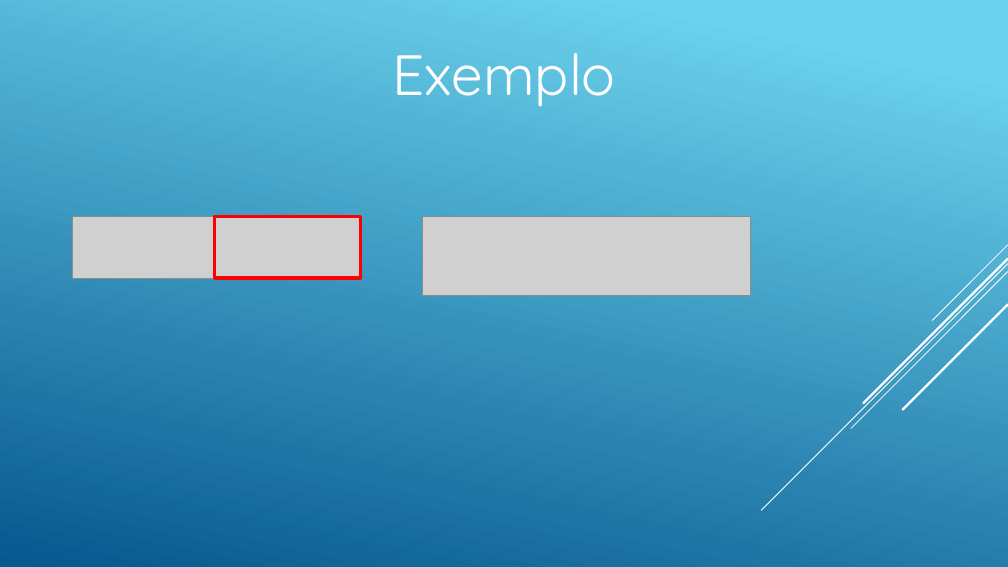
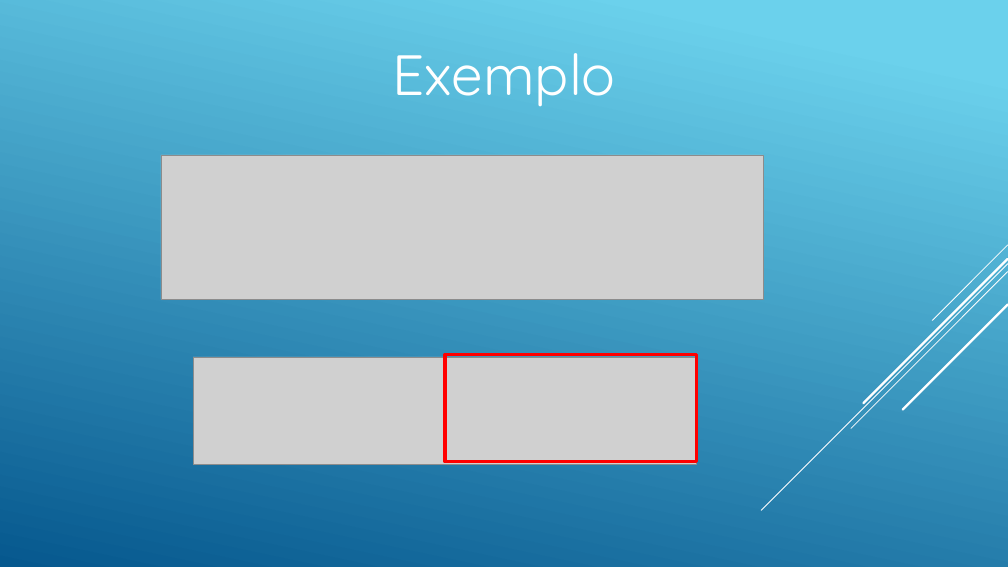
Before and after one commit to andreneves/BDIII, a slide deck: slide 16 of BDIIIA10.pptx. Drawn at 1008x567 pixels with LibreOffice and Linux fonts; fonts in the diff are those of the drawing; grey boxes stand for pictures. Boxes give left, top, right and bottom in pixels: in the first picture for what was removed or moved away, otherwise in the second. Text is boxed around its words. In the diff, an @@ line names an element or a change of style, - is before the commit and + after.

```diff
--- a/BDIIIA10.pptx
+++ b/BDIIIA10.pptx
@@ picture: place and size @@
-picture at <box>422,217,750,296</box>
+picture at <box>161,155,764,299</box>
@@ picture: place and size @@
-picture at <box>73,217,360,278</box>
+picture at <box>194,357,697,464</box>
@@ rectangle: place and size @@
-rectangle at <box>215,217,361,278</box>
+rectangle at <box>445,355,697,462</box>
```
Also in this commit, not shown: 5 other slides changed.
